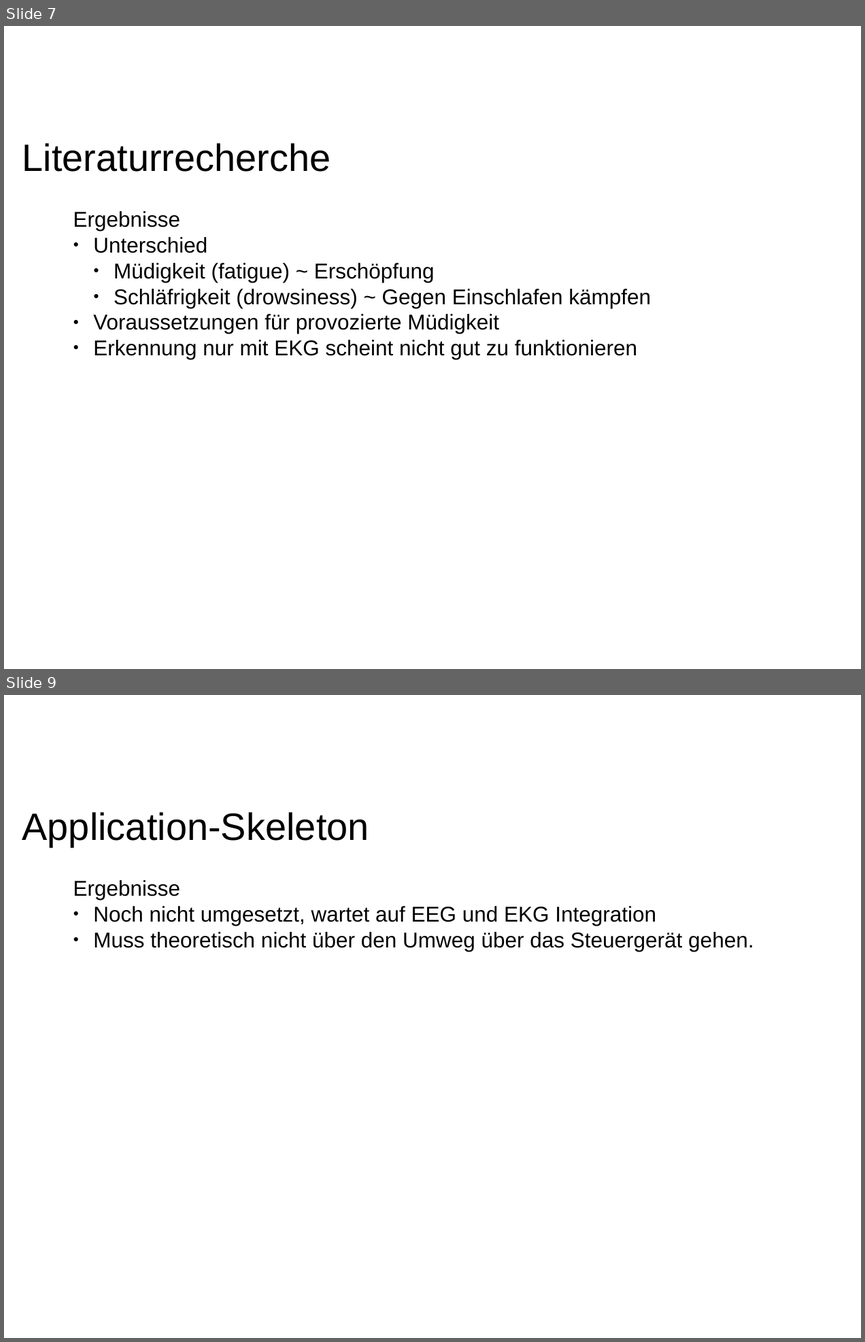
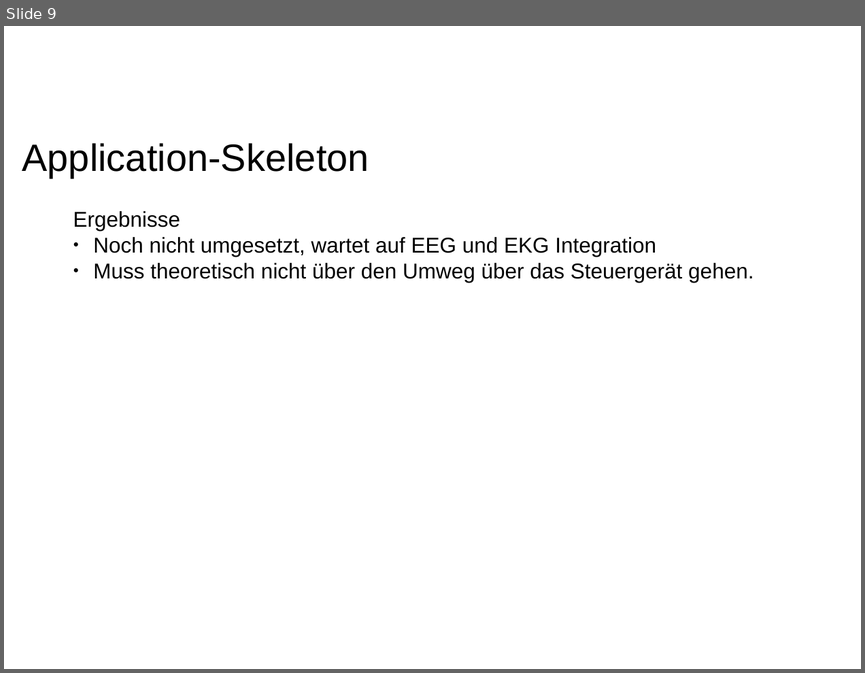
Before and after one commit to ppasler/current-adas, a slide deck: project/Zwischenstand.odp. Shown one above the other, each under a label of ours: slides 7 and 9 before the commit, slide 9 after it; the slides between them are not shown. The pictures are 865x1342 and 865x673 pixels, drawn with LibreOffice and Linux fonts; fonts in the diff are those of the drawing; background and template pictures are left out. Boxes give left, top, right and bottom in pixels: in the first picture for what was removed or moved away, otherwise in the second. Text is boxed around its words. In the diff, an @@ line names an element or a change of style, - is before the commit and + after.

```diff
--- a/project/Zwischenstand.odp
+++ b/project/Zwischenstand.odp
@@ slide 7 removed at [4, 26, 861, 669], background #FFFFFF @@
@@ text removed at [22, 143, 331, 172] @@
-Literaturrecherche
@@ text removed at [73, 211, 651, 359] @@
-Ergebnisse
-● Unterschied
-  ● Müdigkeit (fatigue) ~ Erschöpfung
-  ● Schläfrigkeit (drowsiness) ~ Gegen Einschlafen kämpfen
-● Voraussetzungen für provozierte Müdigkeit
-● Erkennung nur mit EKG scheint nicht gut zu funktionieren
```
Also in this commit, not shown: 1 slide changed, 6 slides added, 5 other slides removed, 8 other files.
